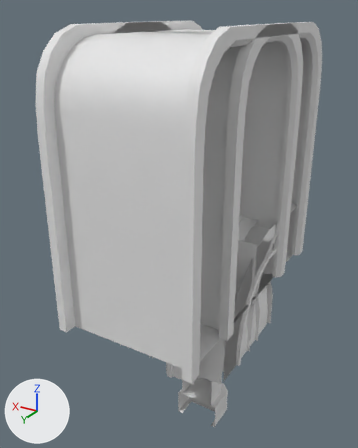
One commit to the Blender file SD_const_1.blend: the scene before it, then after it.
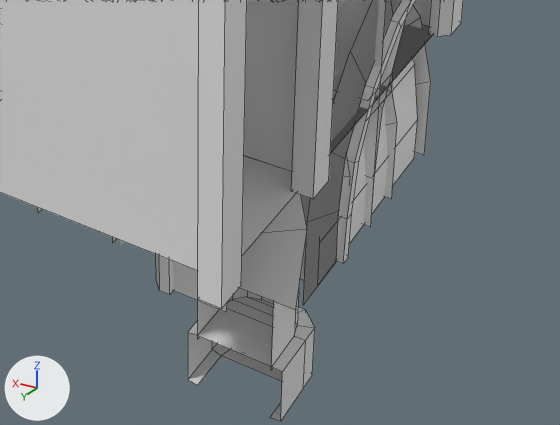
Each version is shown whole from a camera (50 mm lens) standing at (-1.75, 3.25, 2.14) and looking at (0.2, -0.02, 0.51), then close up on the part from 30% to 90% of the width and 59% to 96% of the height. Arrows for +X, +Y and +Z are at lower left; the lights stay in place. The close-ups show mesh edges as thin lines. Materials are left out; every surface is plain grey.

Names of what the first close-up shows: 'SD_CeilingRoundIn-OLD', 'SD_CeilingRoundIn_1', 'SD_CelinigRoundOut', 'SD_Column_1', 'SD_DoorwayDouble_1', 'SD_DoorwaySingle_1', 'SD_Floor_1', 'SD_Wall_1'.
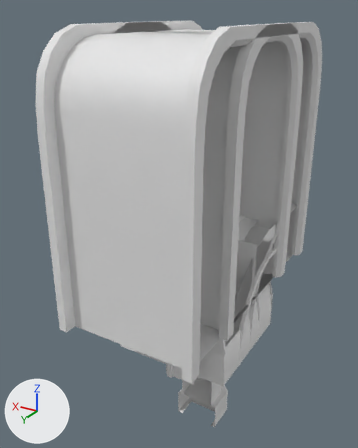
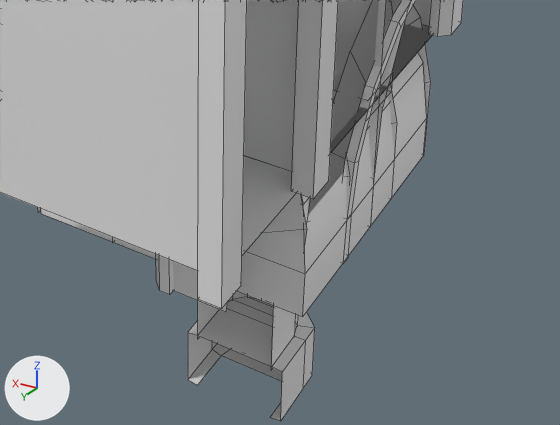
The change in detail:
me_sd_celinigroundout has 269 vertices, 204 faces and spans x -0.5..0.5, y -0.5..0.5, z -0.5..0.5.
me_sd_celinigroundout is used by ob_sd_celinigroundout; location (0.0, 0.0, 0.0).
Part 1, on me_sd_celinigroundout:
Vertex 250 of me_sd_celinigroundout moves from (0.398, -0.443, 0.347) to (0.473, -0.469, 0.347).
Vertex 251 of me_sd_celinigroundout moves from (-0.318, 0.187, 0.101) to (-0.306, 0.3, 0.101).
Vertex 252 of me_sd_celinigroundout moves from (-0.118, -0.021, 0.262) to (-0.05, 0.043, 0.262).
Vertex 253 of me_sd_celinigroundout moves from (0.394, 0.348, -0.5) to (0.469, 0.497, -0.5) at pixel (41, 213).
Vertex 254 of me_sd_celinigroundout moves from (0.394, 0.187, 0.101) to (0.469, 0.3, 0.101).
Vertex 255 of me_sd_celinigroundout moves from (0.394, -0.021, 0.262) to (0.469, 0.043, 0.262).
Vertex 256 of me_sd_celinigroundout moves from (0.394, -0.233, 0.34) to (0.469, -0.217, 0.34).
Vertex 257 of me_sd_celinigroundout moves from (0.394, 0.348, -0.34) to (0.469, 0.497, -0.34).
Vertex 258 of me_sd_celinigroundout moves from (0.394, 0.322, -0.126) to (0.469, 0.465, -0.126).
Vertex 259 of me_sd_celinigroundout moves from (-0.475, -0.443, -0.5) at pixel (414, 157) to (-0.497, -0.469, -0.5) at pixel (423, 155).
Vertex 260 of me_sd_celinigroundout moves from (-0.315, -0.443, 0.101) to (-0.315, -0.469, 0.101).
Vertex 261 of me_sd_celinigroundout moves from (-0.107, -0.443, 0.262) to (-0.075, -0.469, 0.262).
Vertex 262 of me_sd_celinigroundout moves from (0.102, -0.443, 0.34) to (0.167, -0.469, 0.34).
Vertex 263 of me_sd_celinigroundout moves from (-0.475, -0.443, -0.34) at pixel (417, 119) to (-0.499, -0.469, -0.34) at pixel (426, 117).
Vertex 264 of me_sd_celinigroundout moves from (-0.449, -0.443, -0.126) at pixel (414, 64) to (-0.469, -0.469, -0.126) at pixel (423, 62).
Vertex 265 of me_sd_celinigroundout moves from (-0.475, 0.346, -0.5) at pixel (317, 285) to (-0.497, 0.495, -0.5) at pixel (302, 316).
Vertex 266 of me_sd_celinigroundout moves from (0.093, -0.225, 0.34) to (0.182, -0.184, 0.34).
Vertex 267 of me_sd_celinigroundout moves from (-0.475, 0.346, -0.34) at pixel (319, 242) to (-0.499, 0.495, -0.34) at pixel (305, 273).
Vertex 268 of me_sd_celinigroundout moves from (-0.449, 0.321, -0.126) to (-0.469, 0.465, -0.126) at pixel (303, 204).

Location of each change, [x1, y1, x2, y2] in pixels of the close-ups (560 x 425 px; the box of a moved part takes in the faces that stretch with it):
'SD_CelinigRoundOut', reshaped (13% taller)
    before: [38, 5, 431, 280]
    after: [38, 5, 431, 317]
part 1 of me_sd_celinigroundout, moved or reshaped
    before: [300, 59, 417, 280]
    after: [41, 52, 427, 317]
